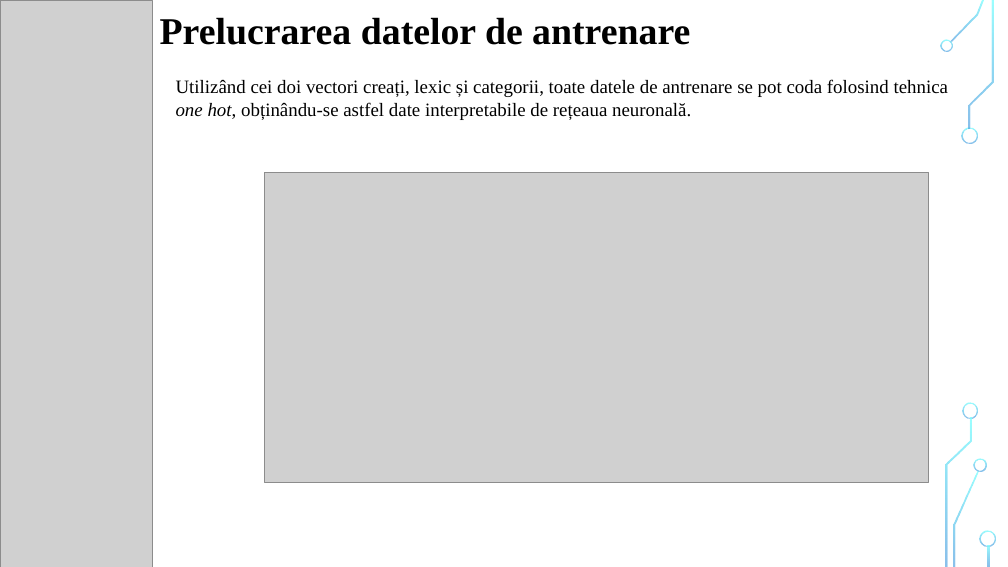
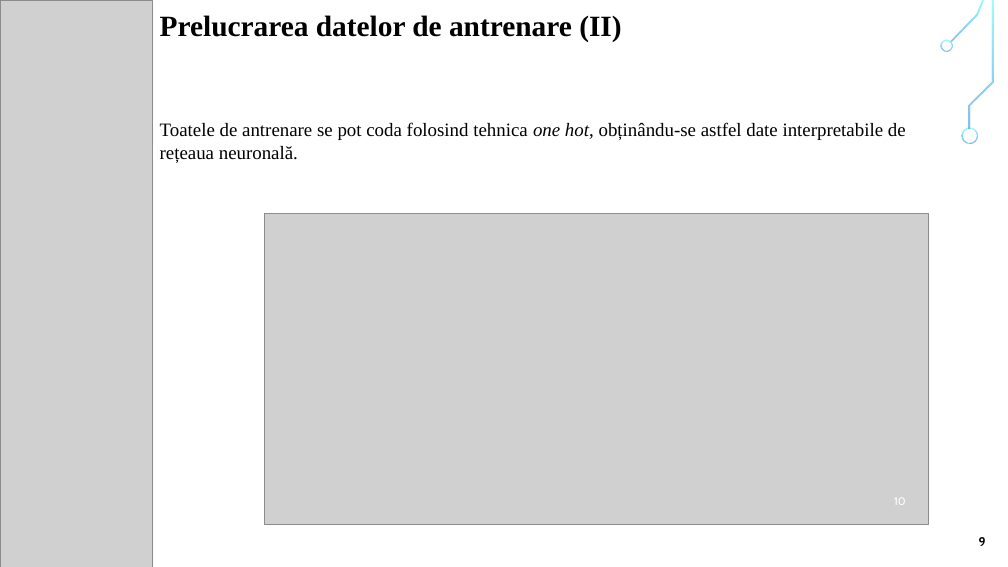
Before and after one commit to liviubrinza/alice, a slide deck: slide 10 of documentation/Prezentare.pptx. Drawn at 1008x567 pixels with LibreOffice and Linux fonts; fonts in the diff are those of the drawing; grey boxes stand for pictures; background and template pictures are left out. Boxes give left, top, right and bottom in pixels: in the first picture for what was removed or moved away, otherwise in the second. Text is boxed around its words. In the diff, an @@ line names an element or a change of style, - is before the commit and + after.

```diff
--- a/documentation/Prezentare.pptx
+++ b/documentation/Prezentare.pptx
@@ text at (160,15,621,42): text changed; size 36 to 28 pt @@
-Prelucrarea datelor de antrenare
+Prelucrarea datelor de antrenare (II)
@@ text at (160,122,906,163): text changed @@
-Utilizând cei doi vectori creați, lexic și categorii, toate datele de antrenare se pot coda folosind tehnica one hot, obținându-se astfel date interpretabile de rețeaua neuronală.
+Toatele de antrenare se pot coda folosind tehnica one hot, obținându-se astfel date interpretabile de rețeaua neuronală.
@@ picture: place and size @@
-picture at (265,172,929,482)
+picture at (265,214,929,524)
@@ rectangle added at (944,388,997,567), fill #FFFFFF @@
@@ freeform shape removed at (963,402,979,418) @@
@@ freeform shape removed at (974,459,987,472) @@
@@ page number added at (894,498,906,505), 10.5 pt, text #FFFFFF @@
+10
@@ text added at (979,537,986,546), 12 pt, text #000000, bold @@
+9
@@ freeform shape removed at (980,531,996,547) @@
```
Also in this commit, not shown: 13 other slides changed, 1 slide removed.
